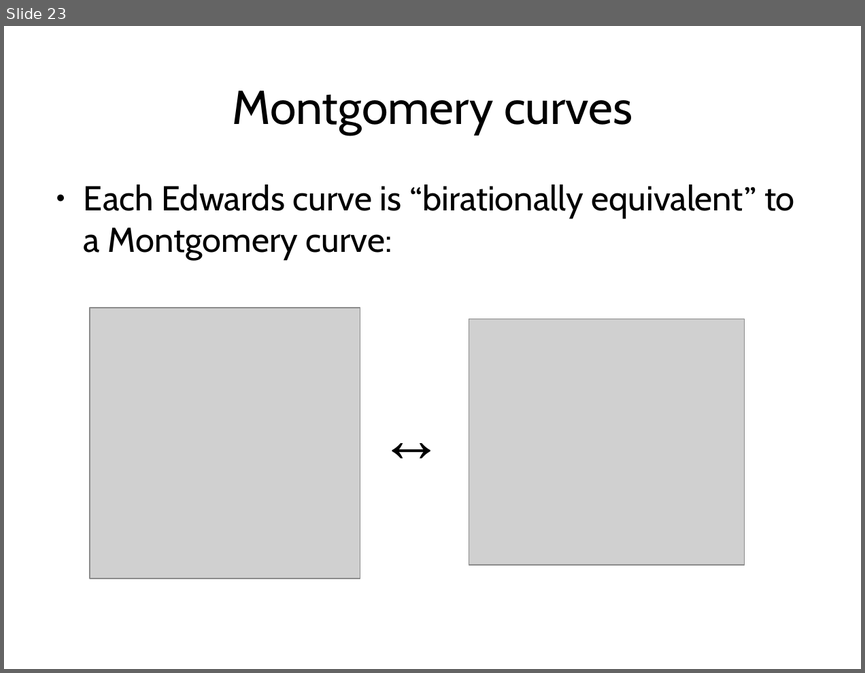
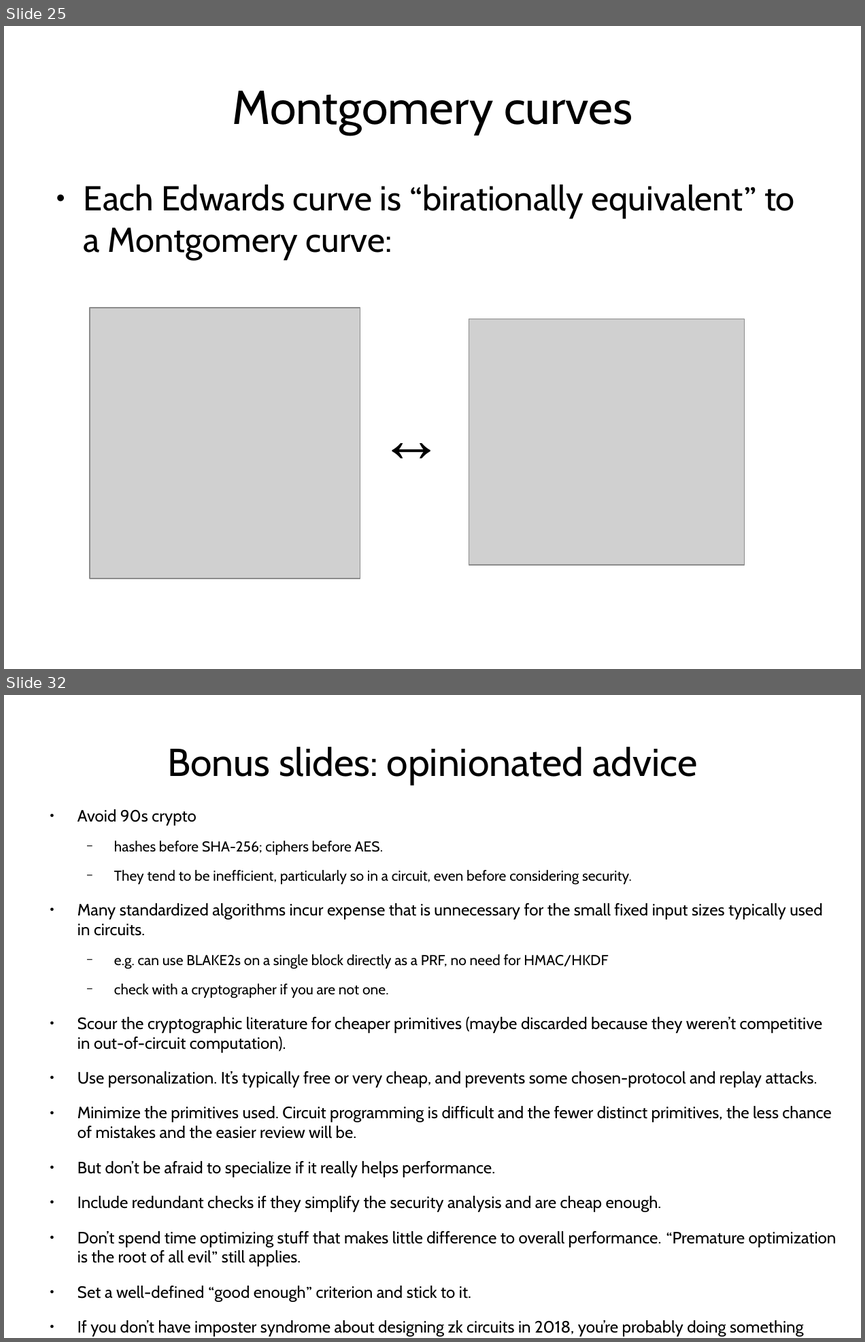
Before and after one commit to daira/zcon0, a slide deck: zkproofs.odp. Shown one above the other, each under a label of ours: slide 23 before the commit, slides 25 and 32 after it; the slides between them are not shown. The pictures are 865x673 and 865x1342 pixels, drawn with LibreOffice and Linux fonts; fonts in the diff are those of the drawing; grey boxes stand for pictures. Boxes give left, top, right and bottom in pixels: in the first picture for what was removed or moved away, otherwise in the second. Text is boxed around its words. In the diff, an @@ line names an element or a change of style, - is before the commit and + after.

```diff
--- a/zkproofs.odp
+++ b/zkproofs.odp
@@ slide 32 added at (4, 695, 861, 1338), background #FFFFFF @@
@@ title added at (167, 747, 697, 785), 36 pt, text #000000 @@
+Bonus slides: opinionated advice
@@ text added at (77, 809, 836, 1302), 15.2 pt, text #000000 @@
+● Avoid 90s crypto
+  − hashes before SHA-256; ciphers before AES.
+  − They tend to be inefficient, particularly so in a circuit, even before considering security.
+● Many standardized algorithms incur expense that is unnecessary for the small fixed input sizes typically used in circuits.
+  − e.g. can use BLAKE2s on a single block directly as a PRF, no need for HMAC/HKDF
+  − check with a cryptographer if you are not one.
+● Scour the cryptographic literature for cheaper primitives (maybe discarded because they weren’t competitive in out-of-circuit computation).
+● Use personalization. It’s typically free or very cheap, and prevents some chosen-protocol and replay attacks.
+● Minimize the primitives used. Circuit programming is difficult and the fewer distinct primitives, the less chance of mistakes and the easier review will be.
+● But don’t be afraid to specialize if it really helps performance.
+● Include redundant checks if they simplify the security analysis and are cheap enough.
+● Don’t spend time optimizing stuff that makes little difference to overall performance. “Premature optimization is the root of all evil” still applies.
+● Set a well-defined “good enough” criterion and stick to it.
+● If you don’t have imposter syndrome about designing zk circuits in 2018, you’re probably doing something wrong.
@@ what was slide 23 is now slide 25 @@
```
Also in this commit, not shown: 8 slides changed, 5 other slides added, 1 other file.
